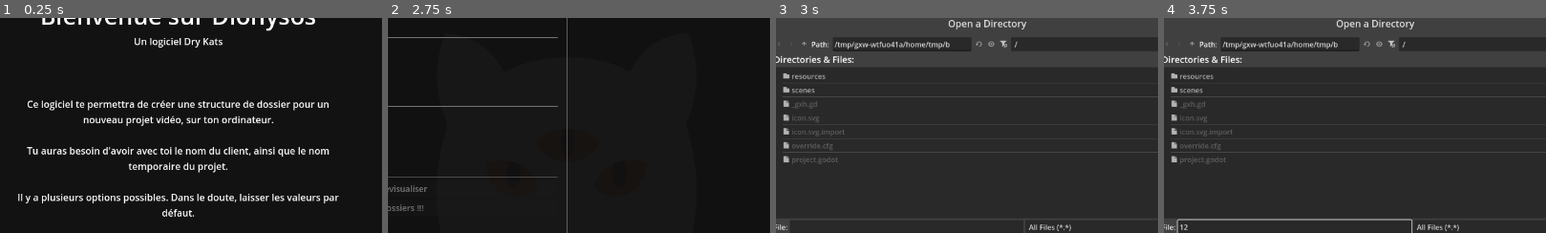
Above: before the commit, frames 1-4 (left to right).
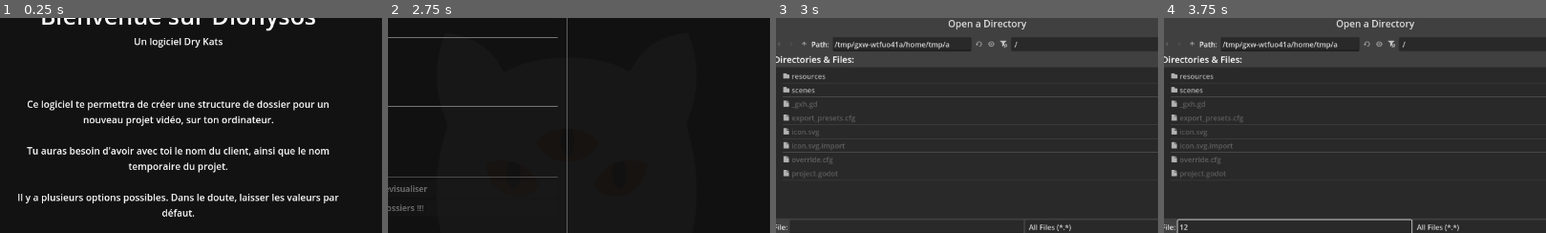
Above: after the commit, the same moments.

Repository: lutzilutz/Dionysos
Game: Godot game, scene res://scenes/main.tscn
The game is run twice, just before and just after one commit, with the same random seed, the same clock (stepped at 60 frames per second) and the same inputs.
Inputs (mouse positions are % of the whole screen's width and height, from its top left):
- Up to frame 1 (0.25 s): no input
- Up to frame 2 (2.75 s): click "Choose Folder" at 0.5 s; click "C'est parti !" at 1.25 s; click "Choose Folder" at 2 s
- Up to frame 3 (3 s): click "Choose Folder" at 2.75 s
- Up to frame 4 (3.75 s): click (44, 69) at 3.52 s; type "12" at 3.6 s
The pictures show only the part of the screen within x 27-77%, y 20-70%; the shares and areas given below are measured in that part.

Frames 1-2 are identical in both runs. In frame 3, 0.5% of the frame differs, in the area x 2-46%, y 11-75%; in frame 4, 0.5%.

Commit message:
Prepared for first export

Diff:
--- a/project.godot
+++ b/project.godot
@@ -11,9 +11,10 @@
 [application]
 
 config/name="DK Dionysos"
+config/version="0.1.0"
 run/main_scene="res://scenes/main.tscn"
 config/features=PackedStringArray("4.4", "Forward Plus")
-config/icon="res://icon.svg"
+config/icon="uid://crms50xqmr4hi"
 
 [display]
 
Not shown, added: export_presets.cfg
Binary file added: resources/branding/Dionysos logo v01.png
Not shown, added: resources/branding/Dionysos logo v01.png.import
